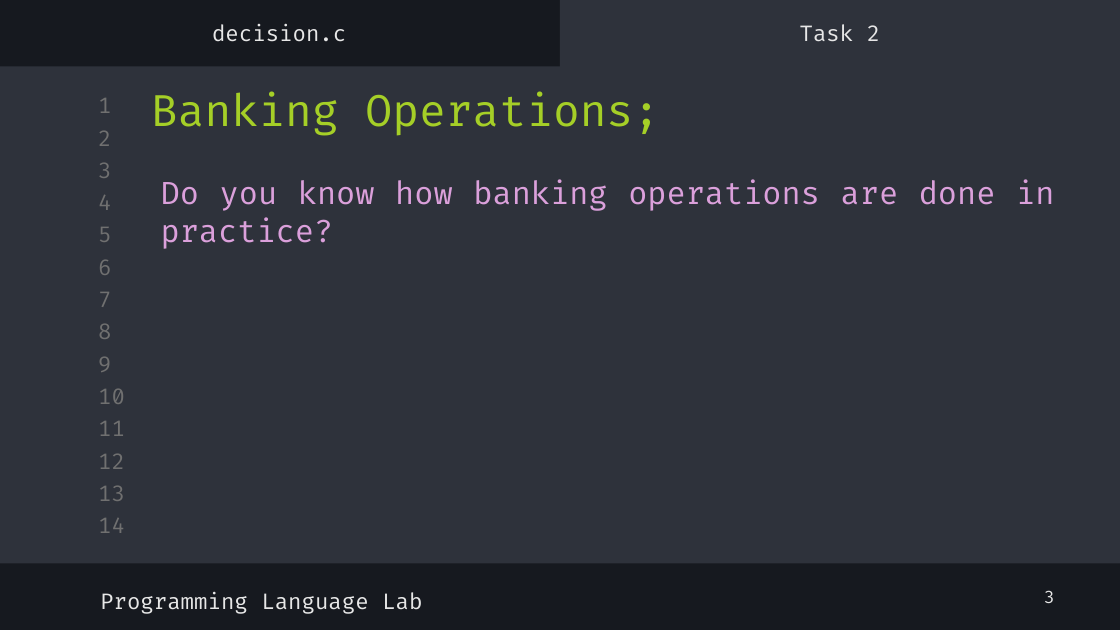
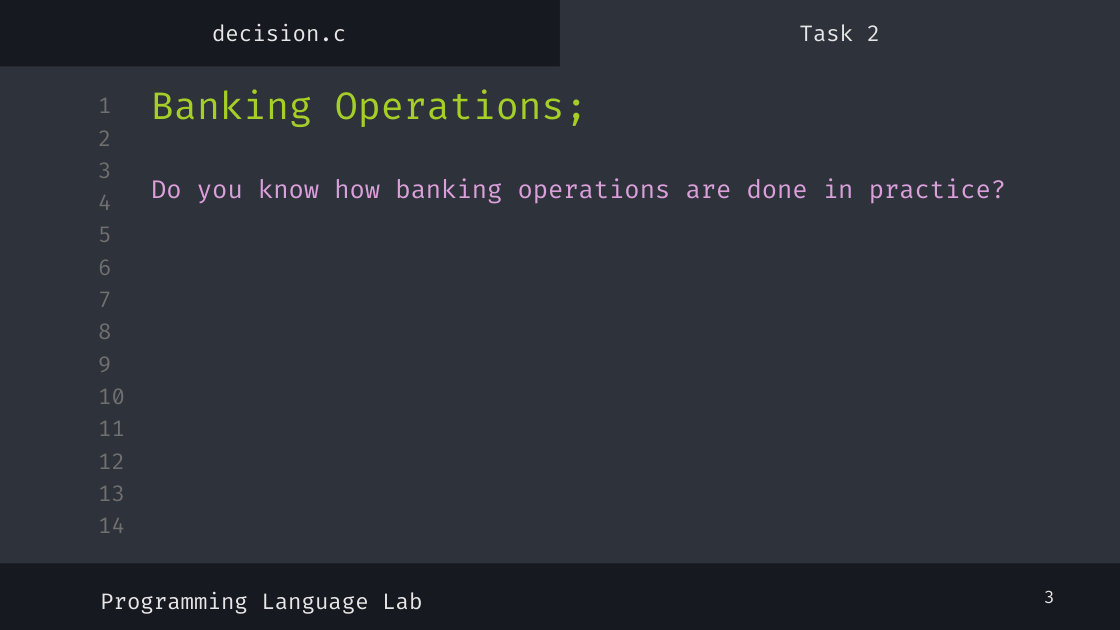
Before and after one commit to shayan-naghizadeh/C-Lab-AUT, a slide deck: slide 5 of slides/4.Decision/Decision.pptx. Drawn at 1120x630 pixels with LibreOffice and Linux fonts; fonts in the diff are those of the drawing. Boxes give left, top, right and bottom in pixels: in the first picture for what was removed or moved away, otherwise in the second. Text is boxed around its words. In the diff, an @@ line names an element or a change of style, - is before the commit and + after.

```diff
--- a/slides/4.Decision/Decision.pptx
+++ b/slides/4.Decision/Decision.pptx
@@ title "Banking Operations;" at box(151, 89, 588, 127): size 28 to 24 pt @@
@@ text "Do you know how banking ...": place and size @@
-text "Do you know how banking ..." at box(161, 179, 1054, 249)
+text "Do you know how banking ..." at box(151, 178, 1006, 204)
@@ text "Do you know how banking ..." at box(151, 178, 1006, 204): size 20 to 16 pt @@
```
Also in this commit, not shown: 8 other slides changed, 3 other files.
